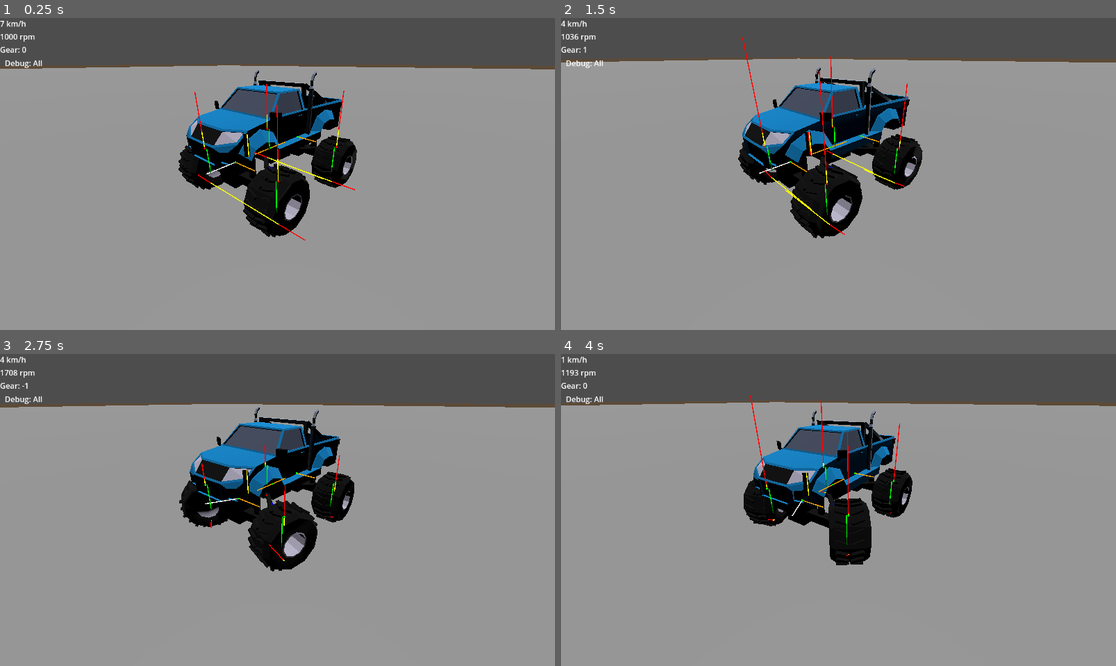
Above: before the commit, frames 1-4 (two rows, left to right).
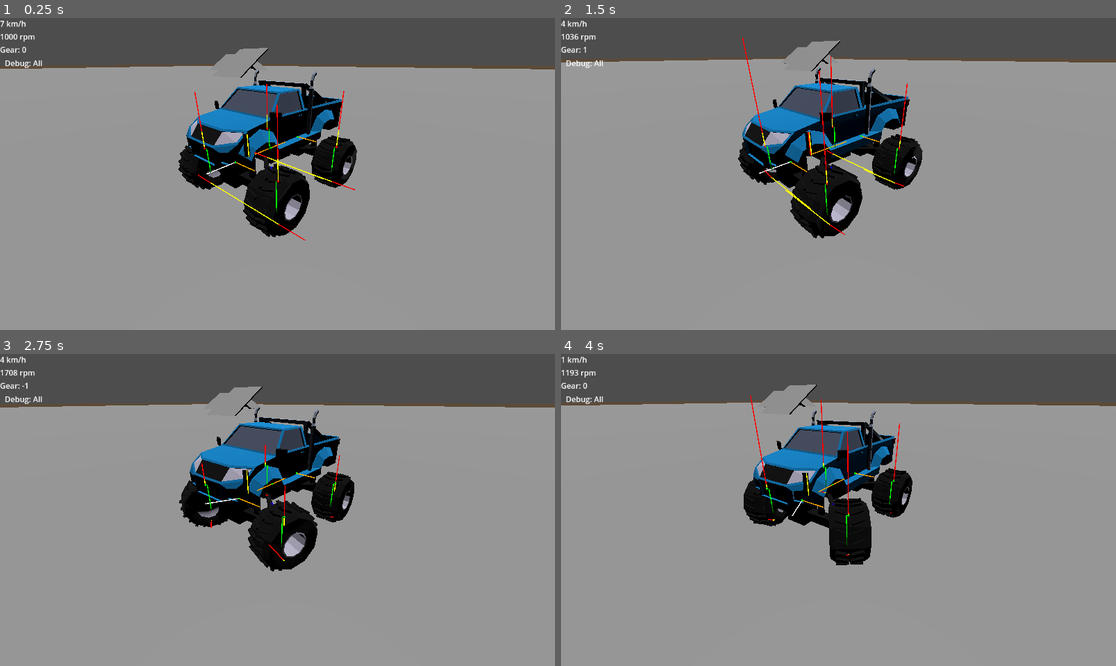
Above: after the commit, the same moments.

Repository: BuddyTynes/Zoomer-Battle
Game: Godot game, scene res://scenes/levels/level1.tscn
Two runs of this game, one before a commit and one after it. Both use one fixed random seed, a clock stepped at 60 frames per second and the inputs below. This scene is started directly instead of the project's main scene.
Inputs (mouse positions are in pixels of both pictures, inside the frame that each line leads up to):
- Up to frame 1 (0.25 s): no input
- Up to frame 2 (1.5 s): move the mouse to (960, 158) at 0.52 s; hold D (Steer Right) 0.53-1.28 s; tap W (Throttle) at 0.6 s; tap Space (jump_or_clamp) at 0.77 s; move the mouse to (727, 189) at 1.27 s; hold S (Brakes) from 1.28 s (still down); tap Shift (activate_jet) at 1.35 s
- Up to frame 3 (2.75 s): tap Space (jump_or_clamp) at 1.52 s; move the mouse to (333, 441) at 2.02 s; release S (Brakes) at 2.03 s; press the mouse at (333, 441) at 2.03 s; hold D (Steer Right) from 2.03 s (still down)
- Up to frame 4 (4 s): move the mouse to (810, 572) at 2.77 s; release the mouse at (810, 572) at 2.78 s; tap W (Throttle) at 2.85 s; tap Space (jump_or_clamp) at 3.02, 3.77 s; move the mouse to (1005, 556) at 3.52 s; release D (Steer Right) at 3.53 s; hold A (Steer Left) from 3.53 s (still down); hold Shift (activate_jet) from 3.53 s (still down)

The runs differ from the first frame. In frame 1, 0.4% of the frame differs, in the area x 38-49%, y 9-20%; in frame 2, 0.4%, in the area x 38-63%, y 7-71%; in frame 3, 0.4%; in frame 4, 0.4%.

Commit message:
Ramp Platforms added

Diff:
--- a/scenes/levels/level1-map.tscn
+++ b/scenes/levels/level1-map.tscn
@@ -105,6 +105,111 @@
 transform = Transform3D(1, 0, 0, 0, 1, 0, 0, 0, 1, 68.617, 1.93335, 2.69052)
 size = Vector3(1.92078, 2.80811, 2.83057)
 
+[node name="road-6" type="CSGBox3D" parent="greyboxing"]
+transform = Transform3D(6.27537, 0, 0, 0, 0.593749, 16.8082, 0, -0.342801, 29.1127, 50, 4.5, 50)
+use_collision = true
+size = Vector3(2, 0.5, 0.5)
+
+[node name="road-7" type="CSGBox3D" parent="greyboxing"]
+transform = Transform3D(6.27537, 0, 0, 0, 0.593749, -16.8082, 0, 0.342801, 29.1127, 50, 4.5, 75)
+use_collision = true
+size = Vector3(2, 0.5, 0.5)
+
+[node name="road-9" type="CSGBox3D" parent="greyboxing"]
+transform = Transform3D(6.27537, 0, 0, 0, 0.593749, -16.8082, 0, 0.342801, 29.1127, -50, 4.5, -50)
+use_collision = true
+size = Vector3(2, 0.5, 0.5)
+
+[node name="road-10" type="CSGBox3D" parent="greyboxing"]
+transform = Transform3D(6.27537, 0, 0, 0, 0.593749, 16.8082, 0, -0.342801, 29.1127, 50, 4.5, 50)
+use_collision = true
+size = Vector3(2, 0.5, 0.5)
+
+[node name="road-11" type="CSGBox3D" parent="greyboxing"]
+transform = Transform3D(6.27537, 0, 0, 0, 0.593749, -16.8082, 0, 0.342801, 29.1127, 50, 4.5, 75)
+use_collision = true
+size = Vector3(2, 0.5, 0.5)
+
+[node name="Ramp Platform" type="CSGBox3D" parent="greyboxing"]
+transform = Transform3D(1, 0, 0, 0, 1, 0, 0, 0, 1, 100, 8.3, 100)
+size = Vector3(10, 1, 10)
+
+[node name="Ramp Platform" type="CSGBox3D" parent="greyboxing/Ramp Platform"]
+transform = Transform3D(1, 0, 0, 0, 0.866025, -0.5, 0, 0.5, 0.866025, 0, -4, 12)
+size = Vector3(10, 1, 16.5)
+
+[node name="Ramp Platform2" type="CSGBox3D" parent="greyboxing/Ramp Platform"]
+transform = Transform3D(1, 0, 0, 0, 0.866025, 0.5, 0, -0.5, 0.866025, 0, -4, -12)
+size = Vector3(10, 1, 16.5)
+
+[node name="Ramp Platform3" type="CSGBox3D" parent="greyboxing/Ramp Platform"]
+transform = Transform3D(0.866025, -0.5, 0, 0.5, 0.866025, 0, 0, 0, 1, -12, -4, 0)
+size = Vector3(16.5, 1, 10)
+
+[node name="Ramp Platform4" type="CSGBox3D" parent="greyboxing/Ramp Platform"]
+transform = Transform3D(0.866025, 0.5, 0, -0.5, 0.866025, 0, 0, 0, 1, 12, -4, 0)
+size = Vector3(16.5, 1, 10)
+
+[node name="Ramp Platform2" type="CSGBox3D" parent="greyboxing"]
+transform = Transform3D(1, 0, 0, 0, 1, 0, 0, 0, 1, -100, 8.3, -100)
+size = Vector3(10, 1, 10)
+
+[node name="Ramp Platform" type="CSGBox3D" parent="greyboxing/Ramp Platform2"]
+transform = Transform3D(1, 0, 0, 0, 0.866025, -0.5, 0, 0.5, 0.866025, 0, -4, 12)
+size = Vector3(10, 1, 16.5)
+
+[node name="Ramp Platform2" type="CSGBox3D" parent="greyboxing/Ramp Platform2"]
+transform = Transform3D(1, 0, 0, 0, 0.866025, 0.5, 0, -0.5, 0.866025, 0, -4, -12)
+size = Vector3(10, 1, 16.5)
+
+[node name="Ramp Platform3" type="CSGBox3D" parent="greyboxing/Ramp Platform2"]
+transform = Transform3D(0.866025, -0.5, 0, 0.5, 0.866025, 0, 0, 0, 1, -12, -4, 0)
+size = Vector3(16.5, 1, 10)
+
+[node name="Ramp Platform4" type="CSGBox3D" parent="greyboxing/Ramp Platform2"]
+transform = Transform3D(0.866025, 0.5, 0, -0.5, 0.866025, 0, 0, 0, 1, 12, -4, 0)
+size = Vector3(16.5, 1, 10)
+
+[node name="Ramp Platform3" type="CSGBox3D" parent="greyboxing"]
+transform = Transform3D(1, 0, 0, 0, 1, 0, 0, 0, 1, 100, 8.3, -100)
+size = Vector3(10, 1, 10)
+
+[node name="Ramp Platform" type="CSGBox3D" parent="greyboxing/Ramp Platform3"]
+transform = Transform3D(1, 0, 0, 0, 0.866025, -0.5, 0, 0.5, 0.866025, 0, -4, 12)
+size = Vector3(10, 1, 16.5)
+
+[node name="Ramp Platform2" type="CSGBox3D" parent="greyboxing/Ramp Platform3"]
+transform = Transform3D(1, 0, 0, 0, 0.866025, 0.5, 0, -0.5, 0.866025, 0, -4, -12)
+size = Vector3(10, 1, 16.5)
+
+[node name="Ramp Platform3" type="CSGBox3D" parent="greyboxing/Ramp Platform3"]
+transform = Transform3D(0.866025, -0.5, 0, 0.5, 0.866025, 0, 0, 0, 1, -12, -4, 0)
+size = Vector3(16.5, 1, 10)
+
+[node name="Ramp Platform4" type="CSGBox3D" parent="greyboxing/Ramp Platform3"]
+transform = Transform3D(0.866025, 0.5, 0, -0.5, 0.866025, 0, 0, 0, 1, 12, -4, 0)
+size = Vector3(16.5, 1, 10)
+
+[node name="Ramp Platform4" type="CSGBox3D" parent="greyboxing"]
+transform = Transform3D(1, 0, 0, 0, 1, 0, 0, 0, 1, -100, 8.3, 100)
+size = Vector3(10, 1, 10)
+
+[node name="Ramp Platform" type="CSGBox3D" parent="greyboxing/Ramp Platform4"]
+transform = Transform3D(1, 0, 0, 0, 0.866025, -0.5, 0, 0.5, 0.866025, 0, -4, 12)
+size = Vector3(10, 1, 16.5)
+
+[node name="Ramp Platform2" type="CSGBox3D" parent="greyboxing/Ramp Platform4"]
+transform = Transform3D(1, 0, 0, 0, 0.866025, 0.5, 0, -0.5, 0.866025, 0, -4, -12)
+size = Vector3(10, 1, 16.5)
+
+[node name="Ramp Platform3" type="CSGBox3D" parent="greyboxing/Ramp Platform4"]
+transform = Transform3D(0.866025, -0.5, 0, 0.5, 0.866025, 0, 0, 0, 1, -12, -4, 0)
+size = Vector3(16.5, 1, 10)
+
+[node name="Ramp Platform4" type="CSGBox3D" parent="greyboxing/Ramp Platform4"]
+transform = Transform3D(0.866025, 0.5, 0, -0.5, 0.866025, 0, 0, 0, 1, 12, -4, 0)
+size = Vector3(16.5, 1, 10)
+
 [node name="ground" type="CSGBox3D" parent="."]
 transform = Transform3D(1000, -0.000144377, -0.459985, 0.0721551, 2, -0.0726034, 0.45999, 0.00014514, 1000, 0, -1, 0)
 use_collision = true
